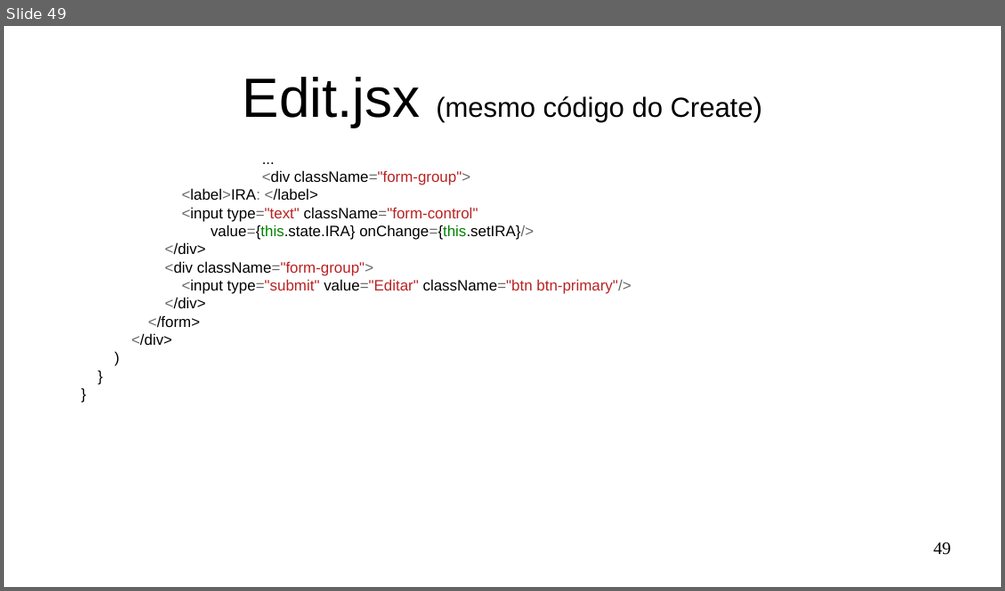
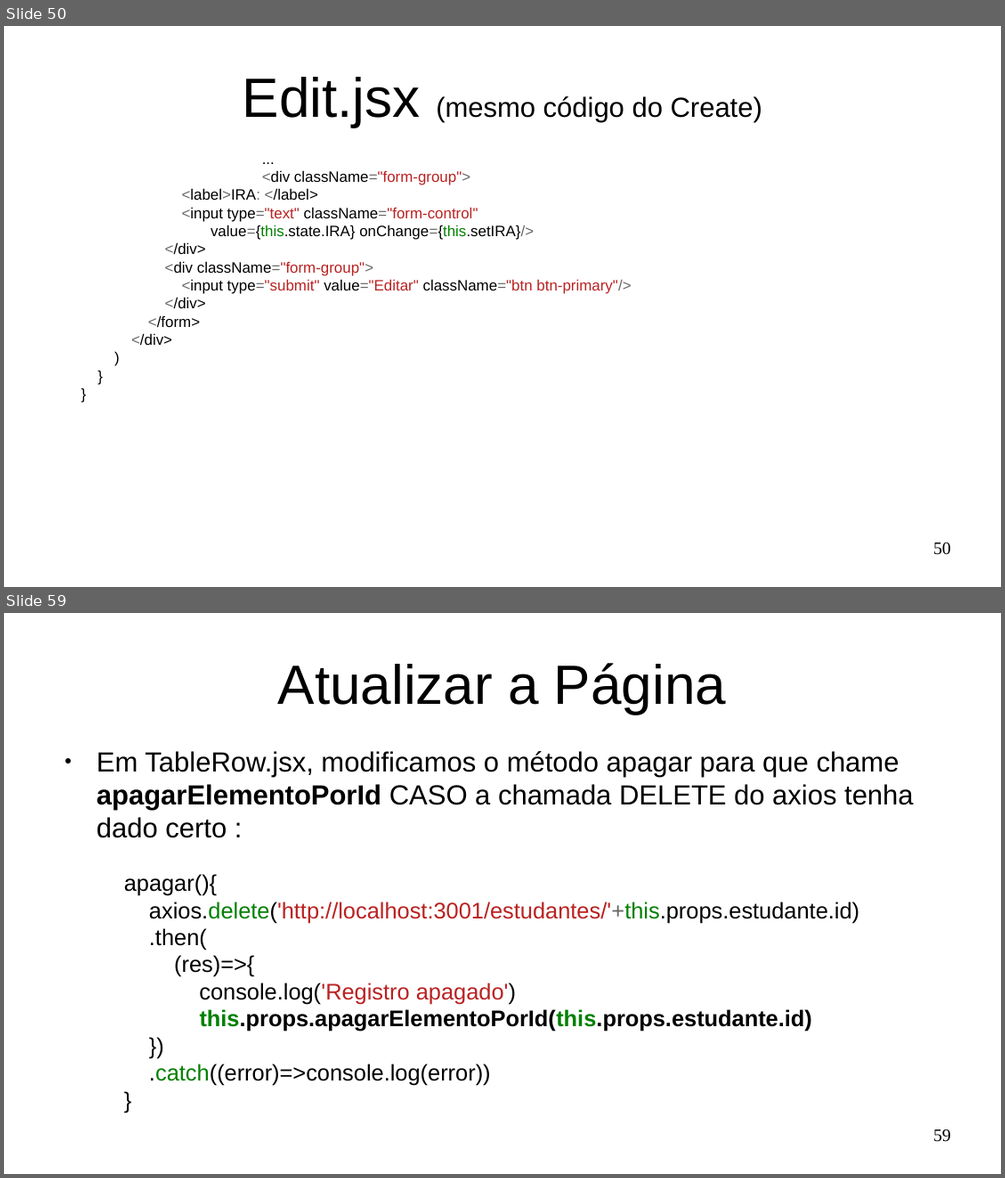
Before and after one commit to Marques-Dev/WEB_2020-1, a slide deck: SLIDES/aula03.odp. Shown one above the other, each under a label of ours: slide 49 before the commit, slides 50 and 59 after it; the slides between them are not shown. The pictures are 1005x591 and 1005x1178 pixels, drawn with LibreOffice and Linux fonts; fonts in the diff are those of the drawing. Boxes give left, top, right and bottom in pixels: in the first picture for what was removed or moved away, otherwise in the second. Text is boxed around its words. In the diff, an @@ line names an element or a change of style, - is before the commit and + after.

```diff
--- a/SLIDES/aula03.odp
+++ b/SLIDES/aula03.odp
@@ slide 59 added at [4, 613, 1001, 1174], background #FFFFFF @@
@@ title added at [278, 663, 726, 714], 44 pt, text #000000 @@
+Atualizar a Página
@@ text added at [97, 751, 914, 838], 22 pt, text #000000 @@
+● Em TableRow.jsx, modificamos o método apagar para que chame apagarElementoPorId CASO a chamada DELETE do axios tenha dado certo :
@@ text added at [124, 874, 859, 1086], 18 pt, text #000000 @@
+apagar(){
+axios.delete('http://localhost:3001/estudantes/'+this.props.estudante.id)
+.then(
+(res)=>{
+console.log('Registro apagado')
+this.props.apagarElementoPorId(this.props.estudante.id)
+})
+.catch((error)=>console.log(error))
+}
@@ page number added at [933, 1129, 951, 1142], 14 pt, text #000000 @@
+59
@@ what was slide 49 is now slide 50 @@
@@ page number at [933, 542, 951, 555]: text changed @@
-49
+50
```
Also in this commit, not shown: 16 slides changed, 8 other slides added, 6 other files.
